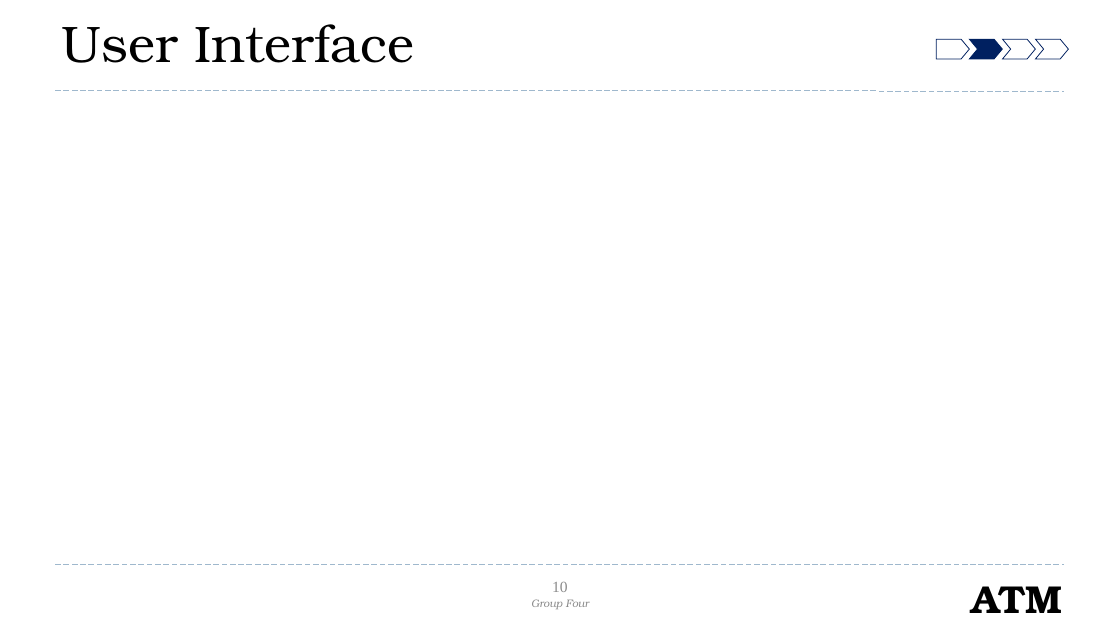
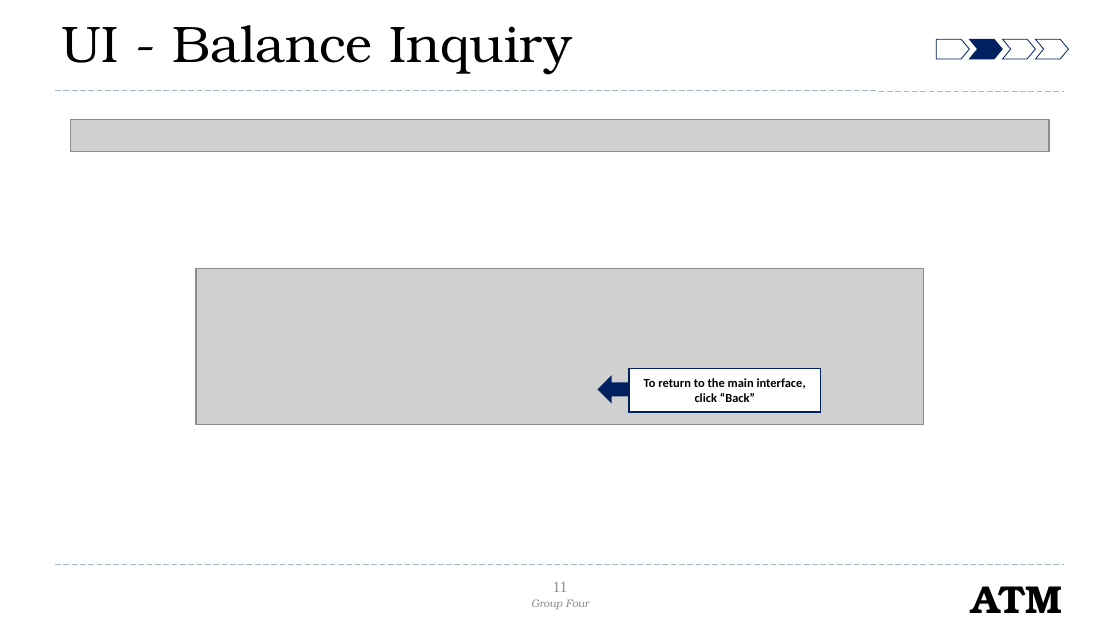
Before and after one commit to mari-husain/csharp-atm, a slide deck: slide 11 of Other/C# Project.pptx (slide 10 before the commit). Drawn at 1120x630 pixels with LibreOffice and Linux fonts; fonts in the diff are those of the drawing; grey boxes stand for pictures; background and template pictures are left out. Boxes give left, top, right and bottom in pixels: in the first picture for what was removed or moved away, otherwise in the second. Text is boxed around its words. In the diff, an @@ line names an element or a change of style, - is before the commit and + after.

```diff
--- a/Other/C# Project.pptx
+++ b/Other/C# Project.pptx
@@ title at [62, 25, 572, 75]: text changed @@
-User Interface
+UI - Balance Inquiry
@@ picture added at [71, 120, 1048, 151] @@
@@ picture added at [196, 269, 924, 424] @@
@@ up arrow added at [599, 377, 629, 402], fill #002060, outline #002060 1 pt @@
@@ rectangle added at [629, 368, 821, 412], fill #FFFFFF, outline #002060 1 pt, 8 pt, text #000000, bold @@
+To return to the main interface, click “Back”
@@ page number at [553, 582, 568, 592]: text changed @@
-10
+11
```
Also in this commit, not shown: 7 other slides changed, 13 slides added, 5 slides removed.
